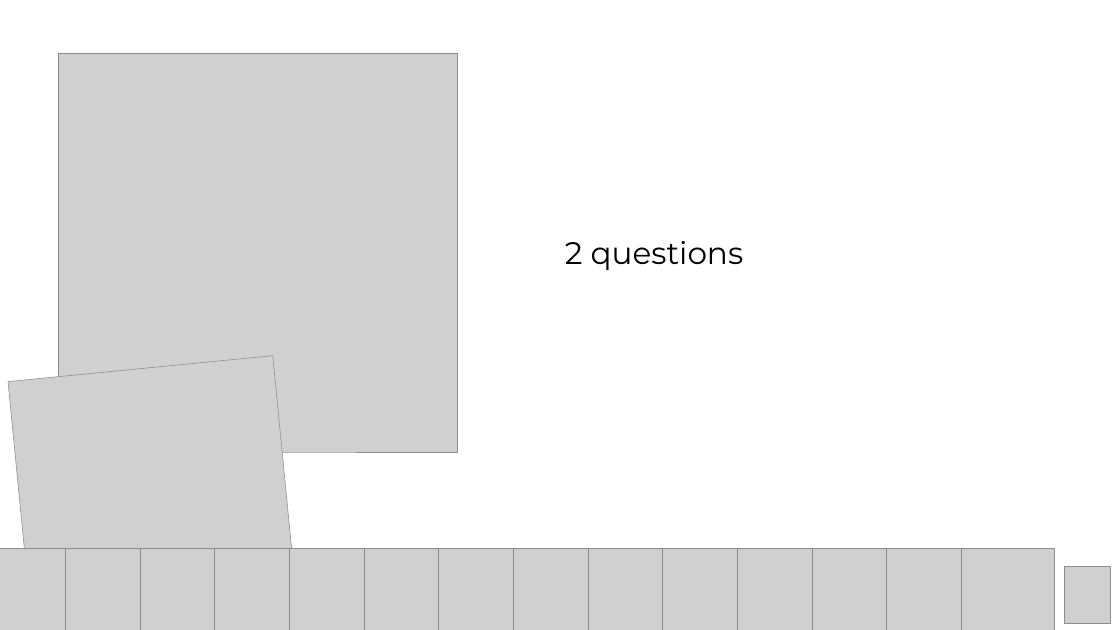
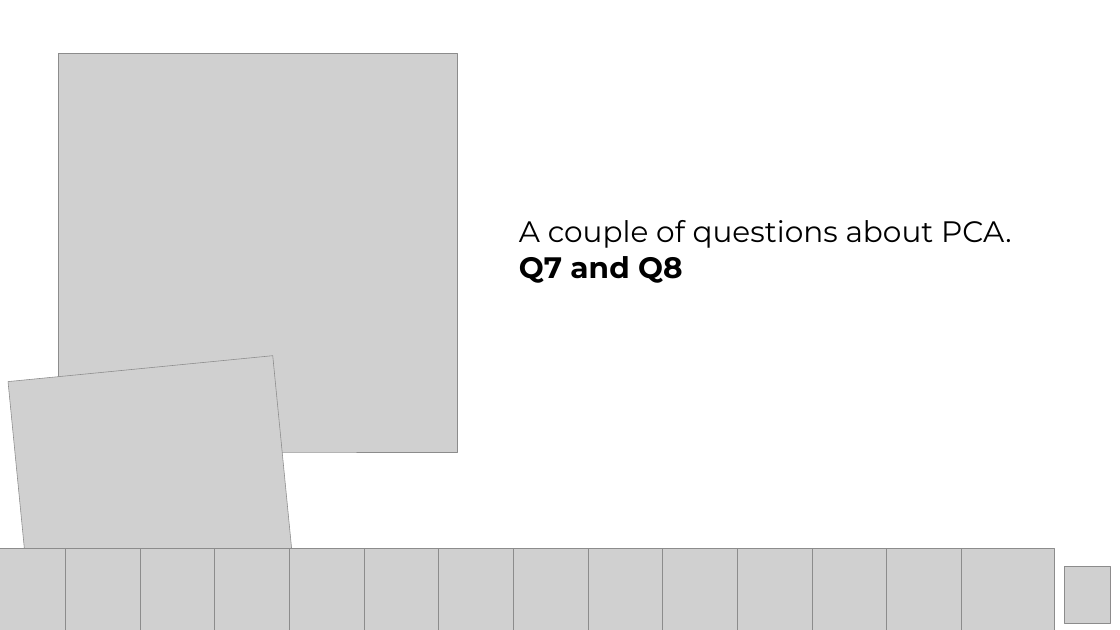
Before and after one commit to Center-for-Health-Data-Science/Foundations-of-Health-Data-Science, a slide deck: slide 12 of Slides/FHDS_Exploratory_Data_Analysis_Part2.pptx. Drawn at 1120x630 pixels with LibreOffice and Linux fonts; fonts in the diff are those of the drawing; grey boxes stand for pictures. Boxes give left, top, right and bottom in pixels: in the first picture for what was removed or moved away, otherwise in the second. Text is boxed around its words. In the diff, an @@ line names an element or a change of style, - is before the commit and + after.

Commit message:
menti question numbers added

```diff
--- a/Slides/FHDS_Exploratory_Data_Analysis_Part2.pptx
+++ b/Slides/FHDS_Exploratory_Data_Analysis_Part2.pptx
@@ text at box(519, 220, 1011, 283): text changed; size 40 to 38 pt @@
-2 questions
+A couple of questions about PCA.
+Q7 and Q8
```
Also in this commit, not shown: 1 other file.
